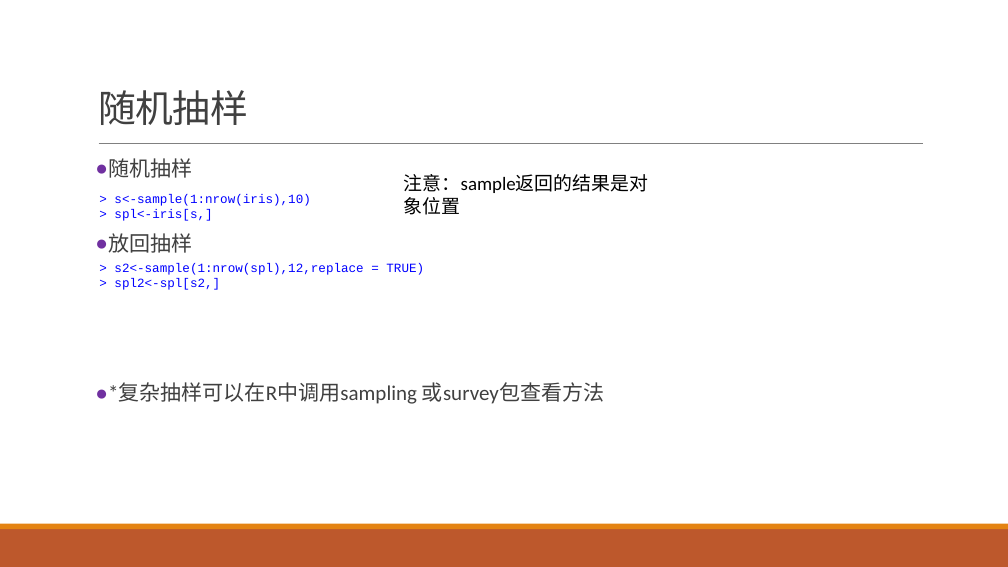
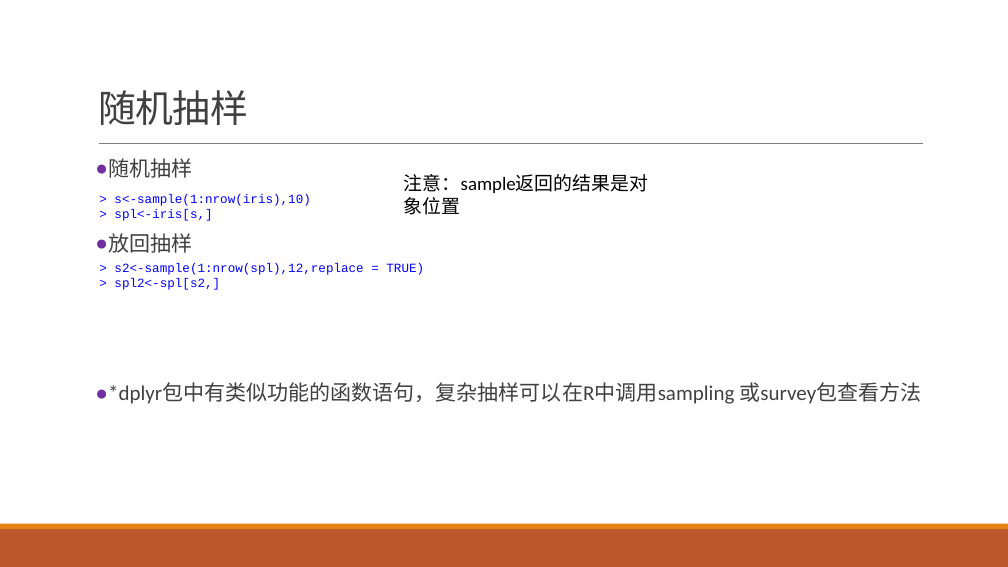
Before and after one commit to exoplanetX/DataAnalytics, a slide deck: slide 10 of 实验3-探索性分析.pptx (slide 8 before the commit). Drawn at 1008x567 pixels with LibreOffice and Linux fonts; fonts in the diff are those of the drawing. Boxes give left, top, right and bottom in pixels: in the first picture for what was removed or moved away, otherwise in the second. Text is boxed around its words. In the diff, an @@ line names an element or a change of style, - is before the commit and + after.

```diff
--- a/实验3-探索性分析.pptx
+++ b/实验3-探索性分析.pptx
@@ text at box(108, 382, 921, 404): text changed @@
-● *复杂抽样可以在R中调用sampling 或survey包查看方法
+● *dplyr包中有类似功能的函数语句，复杂抽样可以在R中调用sampling 或survey包查看方法
```
Also in this commit, not shown: 7 other slides changed, 5 slides added, 1 slide removed, 1 other file.
